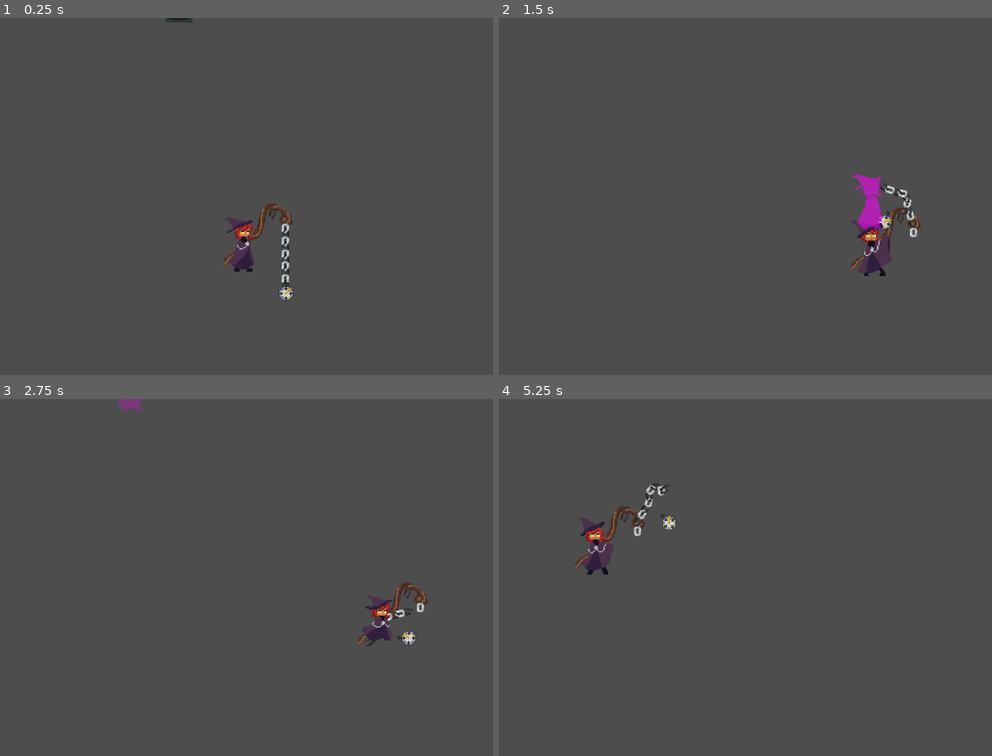
Above: before the commit, frames 1-4 (two rows, left to right).
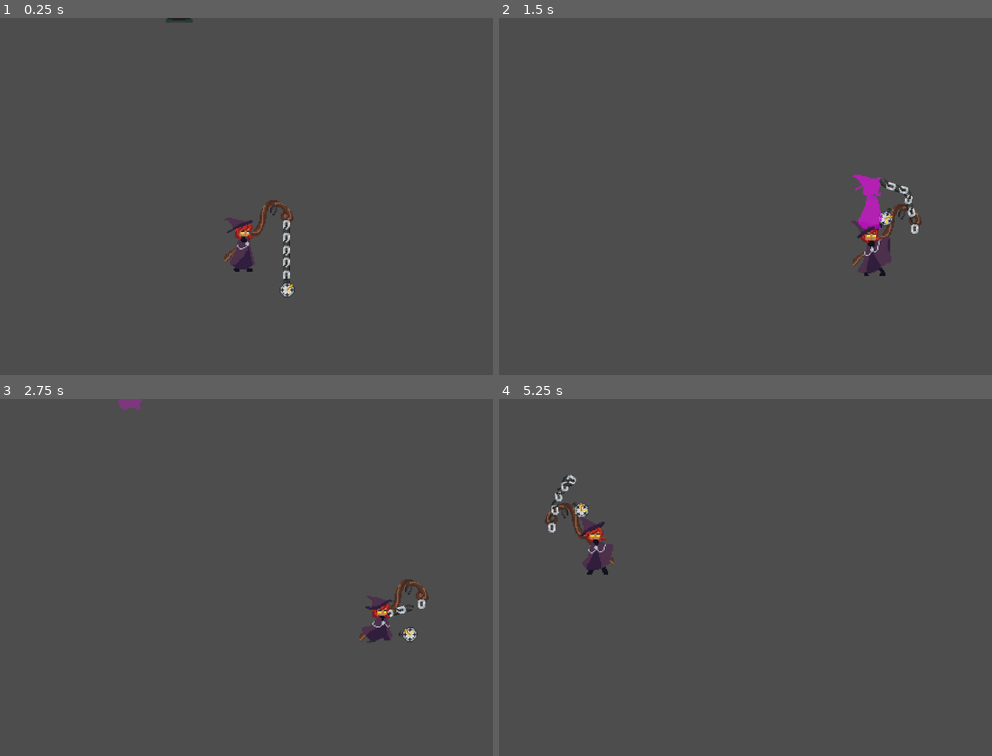
Above: after the commit, the same moments.

Repository: CplCanuck/mru-hacks-2025
Game: Godot game, scene res://Levels/signpost_test.tscn
Same seed, same stepped clock (60 frames per second), same inputs: the game is played once before the commit and once after it.
Inputs:
- Up to frame 1 (0.25 s): no input
- Up to frame 2 (1.5 s): tap Enter (ui_accept) at 0.5, 0.77 s; hold D (right) 0.53-1.28 s; hold Space (attack) 0.53-1.28 s; hold S (down) from 1.28 s (still down); tap Shift (dash) at 1.35 s
- Up to frame 3 (2.75 s): tap Enter (ui_accept) at 1.52 s; release S (down) at 2.03 s; hold D (right) from 2.03 s (still down); hold E (interact) from 2.03 s (still down)
- Up to frame 4 (5.25 s): release D (right) at 2.78 s; release E (interact) at 2.78 s; hold W (up) 2.78-3.53 s; tap Space (attack) at 2.85 s; tap Enter (ui_accept) at 3.02, 3.77, 4.52 s; hold Shift (dash) 3.53-4.28 s; hold A (left) 3.53-5.03 s; tap E (interact) at 4.35 s; hold S (down) from 5.03 s (still down); hold Space (attack) from 5.03 s (still down)

The runs differ from the first frame. In frame 1, 0.6% of the frame differs, in the area x 45-60%, y 50-79%; in frame 2, 0.5%; in frame 3, 0.4%; in frame 4, 1.0%, in the area x 9-36%, y 21-48%.

Commit message:
staff flipping

Diff:
--- a/Scenes/player.gd
+++ b/Scenes/player.gd
@@ -23,6 +23,8 @@
 @onready var interaction_range: Area2D = $InteractionRange
 @onready var attack_timer : Timer = $AttackTimer
 
+@onready var staff: Node2D = $staff
+
 func _physics_process(_delta: float) -> void:
 	# Get the input direction and handle the movement/deceleration.
 	# As good practice, you should replace UI actions with custom gameplay actions.
@@ -41,6 +43,11 @@
 				interaction_range.rotation_degrees = 180
 			Vector2.DOWN:
 				interaction_range.rotation_degrees = 0
+
+		if direction.x < 0 :
+			staff.scale.x = -1
+		elif direction.x > 0:
+			staff.scale.x = 1
 	else:
 		# Slow down player if not moving
 		velocity.x = move_toward(velocity.x, 0, SPEED)
--- a/Scenes/player.tscn
+++ b/Scenes/player.tscn
@@ -544,7 +544,6 @@
 script = ExtResource("1_cvnsp")
 
 [node name="staff" parent="." instance=ExtResource("4_vgqql")]
-position = Vector2(13, -7)
 speed = null
 cooldown = null
 
--- a/Staff/staff.tscn
+++ b/Staff/staff.tscn
@@ -25,10 +25,11 @@
 script = ExtResource("1_qwret")
 
 [node name="Sprite2D" type="Sprite2D" parent="."]
+position = Vector2(14, -10)
 texture = ExtResource("1_l4ah5")
 
 [node name="chainbase" type="StaticBody2D" parent="."]
-position = Vector2(23, -5)
+position = Vector2(37, -15)
 rotation = -1.5707964
 collision_layer = 64
 collision_mask = 0
@@ -42,7 +43,7 @@
 shape = SubResource("RectangleShape2D_l4ah5")
 
 [node name="chainhook" type="StaticBody2D" parent="."]
-position = Vector2(12, -18)
+position = Vector2(26, -28)
 rotation = -1.5707964
 collision_layer = 64
 collision_mask = 0
@@ -53,17 +54,17 @@
 shape = SubResource("RectangleShape2D_l4ah5")
 
 [node name="PinJointHOOK" type="PinJoint2D" parent="."]
-position = Vector2(12, -16)
+position = Vector2(26, -26)
 node_a = NodePath("../chainhook")
 
 [node name="PinJoint2D" type="PinJoint2D" parent="."]
-position = Vector2(23, -2)
+position = Vector2(37, -12)
 node_a = NodePath("../chainbase")
 node_b = NodePath("../chainlink")
 bias = 0.339
 
 [node name="chainlink" type="RigidBody2D" parent="."]
-position = Vector2(23, 0)
+position = Vector2(37, -10)
 rotation = -1.5707964
 collision_layer = 64
 collision_mask = 0
@@ -79,12 +80,12 @@
 shape = SubResource("RectangleShape2D_l4ah5")
 
 [node name="PinJoint2D2" type="PinJoint2D" parent="."]
-position = Vector2(23, 3)
+position = Vector2(37, -7)
 node_a = NodePath("../chainlink")
 node_b = NodePath("../chainlink2")
 
 [node name="chainlink2" type="RigidBody2D" parent="."]
-position = Vector2(23, 6)
+position = Vector2(37, -4)
 rotation = -1.5707964
 collision_layer = 64
 collision_mask = 0
@@ -98,12 +99,12 @@
 shape = SubResource("RectangleShape2D_l4ah5")
 
 [node name="PinJoint2D3" type="PinJoint2D" parent="."]
-position = Vector2(23, 9)
+position = Vector2(37, -1)
 node_a = NodePath("../chainlink2")
 node_b = NodePath("../chainlink3")
 
 [node name="chainlink3" type="RigidBody2D" parent="."]
-position = Vector2(23, 11)
+position = Vector2(37, 1)
 rotation = -1.5707964
 collision_layer = 64
 collision_mask = 0
@@ -119,12 +120,12 @@
 shape = SubResource("RectangleShape2D_l4ah5")
 
 [node name="PinJoint2D4" type="PinJoint2D" parent="."]
-position = Vector2(23, 15)
+position = Vector2(37, 5)
 node_a = NodePath("../chainlink3")
 node_b = NodePath("../chainlink4")
 
 [node name="chainlink4" type="RigidBody2D" parent="."]
-position = Vector2(23, 17)
+position = Vector2(37, 7)
 rotation = -1.5707964
 collision_layer = 64
 collision_mask = 0
@@ -140,12 +141,12 @@
 shape = SubResource("RectangleShape2D_l4ah5")
 
 [node name="PinJoint2D5" type="PinJoint2D" parent="."]
-position = Vector2(23, 20)
+position = Vector2(37, 10)
 node_a = NodePath("../chainlink4")
 node_b = NodePath("../chainlink5")
 
 [node name="chainlink5" type="RigidBody2D" parent="."]
-position = Vector2(23, 22)
+position = Vector2(37, 12)
 rotation = -1.5707964
 collision_layer = 64
 collision_mask = 0
@@ -162,12 +163,12 @@
 shape = SubResource("RectangleShape2D_l4ah5")
 
 [node name="PinJoint2D6" type="PinJoint2D" parent="."]
-position = Vector2(23, 25)
+position = Vector2(37, 15)
 node_a = NodePath("../chainlink5")
 node_b = NodePath("../chainlink6")
 
 [node name="chainlink6" type="RigidBody2D" parent="."]
-position = Vector2(23, 27)
+position = Vector2(37, 17)
 rotation = -1.5707964
 collision_layer = 64
 collision_mask = 0
@@ -183,12 +184,12 @@
 shape = SubResource("RectangleShape2D_l4ah5")
 
 [node name="PinJoint2D7" type="PinJoint2D" parent="."]
-position = Vector2(23, 30)
+position = Vector2(37, 20)
 node_a = NodePath("../chainlink6")
 node_b = NodePath("../chainlink7")
 
 [node name="chainlink7" type="RigidBody2D" parent="."]
-position = Vector2(23, 32)
+position = Vector2(37, 22)
 rotation = -1.5707964
 collision_layer = 64
 collision_mask = 0
@@ -204,12 +205,12 @@
 shape = SubResource("RectangleShape2D_l4ah5")
 
 [node name="PinJoint2D8" type="PinJoint2D" parent="."]
-position = Vector2(23, 35)
+position = Vector2(37, 25)
 node_a = NodePath("../chainlink7")
 node_b = NodePath("../chainlink8")
 
 [node name="chainlink8" type="RigidBody2D" parent="."]
-position = Vector2(23, 38)
+position = Vector2(37, 28)
 rotation = -1.5707964
 collision_layer = 64
 collision_mask = 0
@@ -225,12 +226,12 @@
 shape = SubResource("RectangleShape2D_l4ah5")
 
 [node name="PinJoint2D9" type="PinJoint2D" parent="."]
-position = Vector2(23, 40)
+position = Vector2(37, 30)
 node_a = NodePath("../chainlink8")
 node_b = NodePath("../chainlink9")
 
 [node name="chainlink9" type="RigidBody2D" parent="."]
-position = Vector2(23, 44)
+position = Vector2(37, 34)
 rotation = -1.5707964
 collision_layer = 64
 collision_mask = 0
@@ -246,12 +247,12 @@
 shape = SubResource("RectangleShape2D_l4ah5")
 
 [node name="PinJoint2D10" type="PinJoint2D" parent="."]
-position = Vector2(23, 40)
+position = Vector2(37, 30)
 node_a = NodePath("../chainlink9")
 node_b = NodePath("../TimePiece")
 
 [node name="TimePiece" type="RigidBody2D" parent="."]
-position = Vector2(24, 49)
+position = Vector2(38, 39)
 rotation = -1.5707964
 collision_layer = 64
 collision_mask = 0
@@ -279,6 +280,7 @@
 wait_time = 0.5
 
 [node name="rangearea" type="Area2D" parent="."]
+position = Vector2(14, -10)
 collision_layer = 0
 
 [node name="CollisionShape2D" type="CollisionShape2D" parent="rangearea"]
